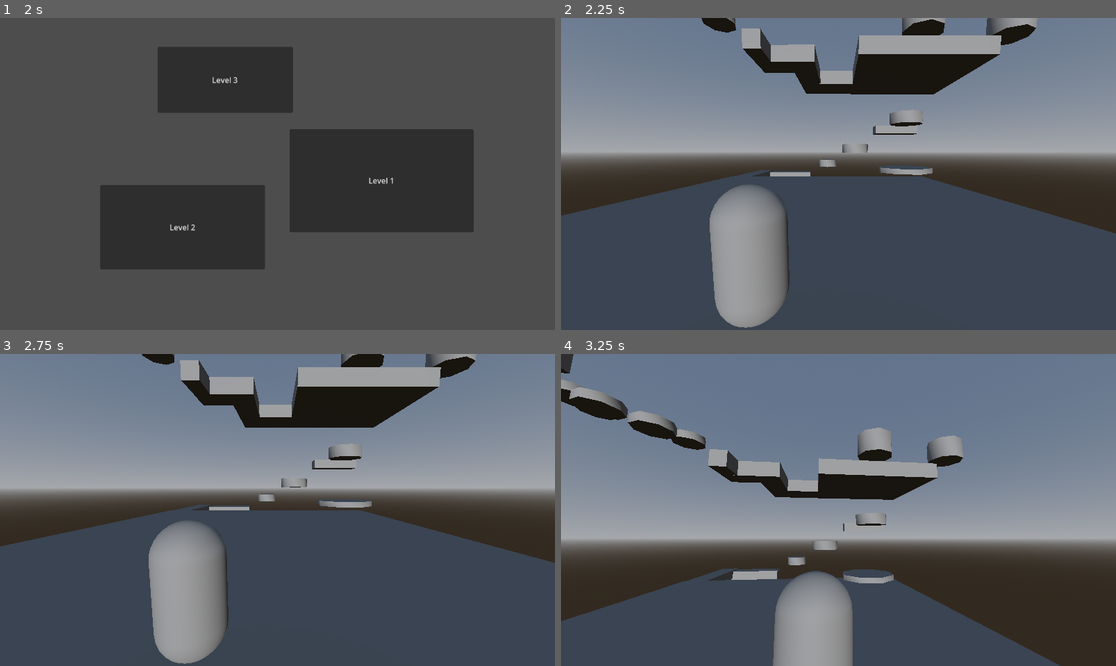
Above: before the commit, frames 1-4 (two rows, left to right).
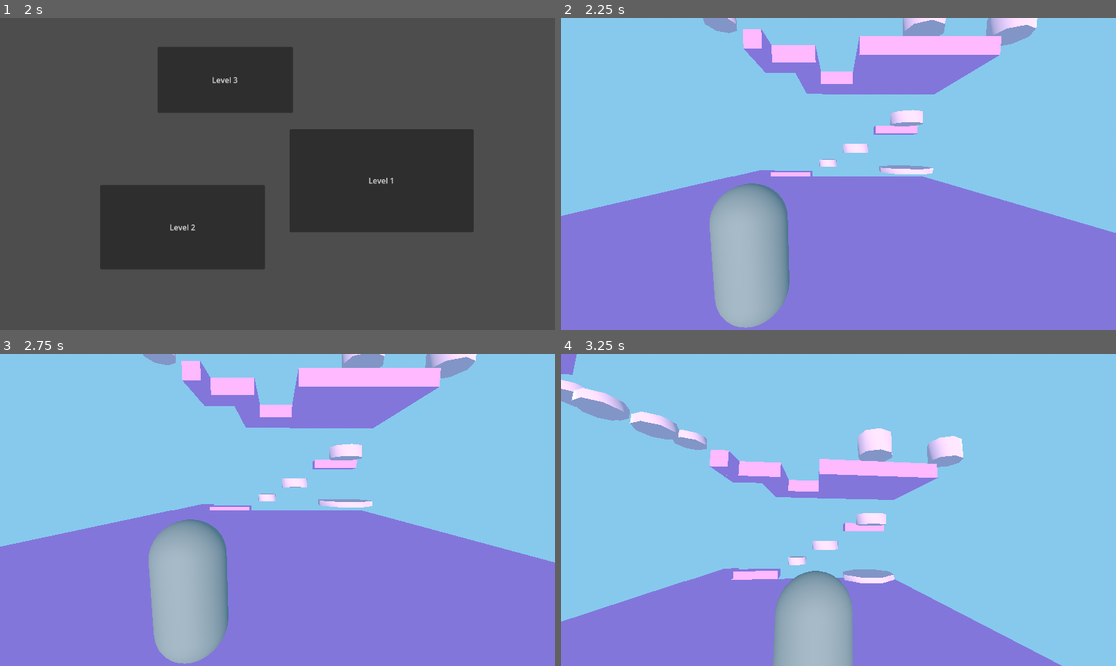
Above: after the commit, the same moments.

Repository: dbpkc15/CapstoneProject
Game: Godot game, scene res://main_menu.tscn
The game is run twice, just before and just after one commit, with the same random seed, the same clock (stepped at 60 frames per second) and the same inputs.
Inputs (mouse positions are in pixels of both pictures, inside the frame that each line leads up to):
- Up to frame 1 (2 s): click "Start Game" at 0.5 s; click "Start Game" at 1.25 s
- Up to frame 2 (2.25 s): click "Level 1" at 2 s
- Up to frame 3 (2.75 s): no input
- Up to frame 4 (3.25 s): tap Enter (ui_accept) at 2.75, 3.02 s; move the mouse to (960, 494) at 2.77 s; hold Right (ui_right) from 2.78 s (still down)

Frame 1 is identical in both runs. In frame 2, 100% of the frame differs, in the area x 0-100%, y 0-100%; in frame 3, 100%; in frame 4, 100%.

Commit message:
changed colors

Diff:
--- a/capstone-project/character_body_3d.gd
+++ b/capstone-project/character_body_3d.gd
@@ -20,10 +20,10 @@
 
 func _input(event):
 	if event is InputEventMouseMotion:
-		# Rotate around player (360°)
+
 		pivot.rotate_y(-event.relative.x * MOUSE_SENSITIVITY)
 
-		# Look up/down
+
 		camera_x_rotation += -event.relative.y * MOUSE_SENSITIVITY
 		camera_x_rotation = clamp(camera_x_rotation, -1.0, 0.5)
 		camera.rotation.x = camera_x_rotation
@@ -45,7 +45,6 @@
 
 	var input_dir := Input.get_vector("ui_left", "ui_right", "ui_up", "ui_down")
 
-	# ✅ CAMERA-RELATIVE MOVEMENT (fixed type issue)
 	var direction: Vector3 = (pivot.global_transform.basis * Vector3(input_dir.x, 0, input_dir.y)).normalized()
 	direction.y = 0
 
--- a/capstone-project/main.tscn
+++ b/capstone-project/main.tscn
@@ -3,6 +3,10 @@
 [ext_resource type="Script" uid="uid://tu423d8dg54j" path="res://character_body_3d.gd" id="1_ig7tw"]
 
 [sub_resource type="ProceduralSkyMaterial" id="ProceduralSkyMaterial_0xm2m"]
+sky_top_color = Color(0.5254762, 0.78750205, 0.9281895, 1)
+sky_horizon_color = Color(0.5254902, 0.7882353, 0.92941177, 1)
+ground_bottom_color = Color(0.5254902, 0.7882353, 0.92941177, 1)
+ground_horizon_color = Color(0.5254902, 0.7882353, 0.92941177, 1)
 
 [sub_resource type="Sky" id="Sky_h2yge"]
 sky_material = SubResource("ProceduralSkyMaterial_0xm2m")
@@ -11,6 +15,96 @@
 background_mode = 2
 sky = SubResource("Sky_h2yge")
 
+[sub_resource type="StandardMaterial3D" id="StandardMaterial3D_ig7tw"]
+albedo_color = Color(0.9600392, 0.5780382, 0.9184145, 1)
+
+[sub_resource type="StandardMaterial3D" id="StandardMaterial3D_0xm2m"]
+albedo_color = Color(0.95838326, 0.7325604, 0.8320557, 1)
+
+[sub_resource type="StandardMaterial3D" id="StandardMaterial3D_h2yge"]
+albedo_color = Color(0.95686275, 0.73333335, 0.83137256, 1)
+
+[sub_resource type="StandardMaterial3D" id="StandardMaterial3D_1bvp3"]
+albedo_color = Color(0.95686275, 0.73333335, 0.83137256, 1)
+
+[sub_resource type="StandardMaterial3D" id="StandardMaterial3D_lquwl"]
+albedo_color = Color(0.9607843, 0.5764706, 0.91764706, 1)
+
+[sub_resource type="StandardMaterial3D" id="StandardMaterial3D_7mycd"]
+albedo_color = Color(0.9607843, 0.5764706, 0.91764706, 1)
+
+[sub_resource type="StandardMaterial3D" id="StandardMaterial3D_272bh"]
+albedo_color = Color(0.95686275, 0.73333335, 0.83137256, 1)
+
+[sub_resource type="StandardMaterial3D" id="StandardMaterial3D_5vw27"]
+albedo_color = Color(0.9607843, 0.5764706, 0.91764706, 1)
+
+[sub_resource type="StandardMaterial3D" id="StandardMaterial3D_kek77"]
+albedo_color = Color(0.95686275, 0.73333335, 0.83137256, 1)
+
+[sub_resource type="StandardMaterial3D" id="StandardMaterial3D_4c57u"]
+albedo_color = Color(0.95686275, 0.73333335, 0.83137256, 1)
+
+[sub_resource type="StandardMaterial3D" id="StandardMaterial3D_efxa6"]
+albedo_color = Color(0.9607843, 0.5764706, 0.91764706, 1)
+
+[sub_resource type="StandardMaterial3D" id="StandardMaterial3D_dg77c"]
+albedo_color = Color(0.9607843, 0.5764706, 0.91764706, 1)
+
+[sub_resource type="StandardMaterial3D" id="StandardMaterial3D_ycdy4"]
+albedo_color = Color(0.9607843, 0.5764706, 0.91764706, 1)
+
+[sub_resource type="StandardMaterial3D" id="StandardMaterial3D_w48qg"]
+albedo_color = Color(0.9607843, 0.5764706, 0.91764706, 1)
+
+[sub_resource type="StandardMaterial3D" id="StandardMaterial3D_vivmo"]
+albedo_color = Color(0.9607843, 0.5764706, 0.91764706, 1)
+
+[sub_resource type="StandardMaterial3D" id="StandardMaterial3D_2cqfq"]
+albedo_color = Color(0.95686275, 0.73333335, 0.83137256, 1)
+
+[sub_resource type="StandardMaterial3D" id="StandardMaterial3D_yaehf"]
+albedo_color = Color(0.95686275, 0.73333335, 0.83137256, 1)
+
+[sub_resource type="StandardMaterial3D" id="StandardMaterial3D_074og"]
+albedo_color = Color(0.95686275, 0.73333335, 0.83137256, 1)
+
+[sub_resource type="StandardMaterial3D" id="StandardMaterial3D_cegan"]
+albedo_color = Color(0.95686275, 0.73333335, 0.83137256, 1)
+
+[sub_resource type="StandardMaterial3D" id="StandardMaterial3D_82xsv"]
+albedo_color = Color(0.95686275, 0.73333335, 0.83137256, 1)
+
+[sub_resource type="StandardMaterial3D" id="StandardMaterial3D_getpj"]
+albedo_color = Color(0.95686275, 0.73333335, 0.83137256, 1)
+
+[sub_resource type="StandardMaterial3D" id="StandardMaterial3D_ryguw"]
+albedo_color = Color(0.95686275, 0.73333335, 0.83137256, 1)
+
+[sub_resource type="StandardMaterial3D" id="StandardMaterial3D_d13ii"]
+albedo_color = Color(0.95686275, 0.73333335, 0.83137256, 1)
+
+[sub_resource type="StandardMaterial3D" id="StandardMaterial3D_1u8w0"]
+albedo_color = Color(0.9607843, 0.5764706, 0.91764706, 1)
+
+[sub_resource type="StandardMaterial3D" id="StandardMaterial3D_0odxb"]
+albedo_color = Color(0.9607843, 0.5764706, 0.91764706, 1)
+
+[sub_resource type="StandardMaterial3D" id="StandardMaterial3D_lswn8"]
+albedo_color = Color(0.9607843, 0.5764706, 0.91764706, 1)
+
+[sub_resource type="StandardMaterial3D" id="StandardMaterial3D_a6jrf"]
+albedo_color = Color(0.9607843, 0.5764706, 0.91764706, 1)
+
+[sub_resource type="StandardMaterial3D" id="StandardMaterial3D_xuqvo"]
+albedo_color = Color(0.95686275, 0.73333335, 0.83137256, 1)
+
+[sub_resource type="StandardMaterial3D" id="StandardMaterial3D_qsp4k"]
+albedo_color = Color(0.95686275, 0.73333335, 0.83137256, 1)
+
+[sub_resource type="StandardMaterial3D" id="StandardMaterial3D_kq58d"]
+albedo_color = Color(0.95686275, 0.73333335, 0.83137256, 1)
+
 [sub_resource type="CapsuleMesh" id="CapsuleMesh_lquwl"]
 
 [sub_resource type="CapsuleShape3D" id="CapsuleShape3D_7mycd"]
@@ -40,142 +134,172 @@
 transform = Transform3D(1, 0, 0, 0, 1, 0, 0, 0, 1, 0, -0.4823208, 0)
 
 [node name="CSGBox3D" type="CSGBox3D" parent="DirectionalLight3D" unique_id=1892450927]
-transform = Transform3D(1, 0, 0, 0, 1, 0, 0, 0, 1, 0.0050342083, 0, 0.0015215874)
+transform = Transform3D(1, 0, 0, 0, 1, 0, 0, 0, 1, 0.052111387, -1.9073486e-06, -0.05046463)
 use_collision = true
 size = Vector3(20, 1, 20)
+material = SubResource("StandardMaterial3D_ig7tw")
 
 [node name="CSGCylinder3D" type="CSGCylinder3D" parent="DirectionalLight3D/CSGBox3D" unique_id=1444070462]
 transform = Transform3D(0.88751805, 0, -0.46077302, 0, 1, 0, 0.46077302, 0, 0.88751805, 6.0562506, 1.7647579, -3.8317099)
 radius = 1.912
 height = 0.357
+material = SubResource("StandardMaterial3D_0xm2m")
 
 [node name="CSGCylinder3D" type="CSGCylinder3D" parent="DirectionalLight3D/CSGBox3D/CSGCylinder3D" unique_id=1931399099]
 transform = Transform3D(0.9999991, 0, -2.9802322e-08, 0, 1, 0, 2.9802322e-08, 0, 0.9999991, 11.364628, -1.9214218, 6.980802)
 radius = 1.788
 height = 1.17
+material = SubResource("StandardMaterial3D_h2yge")
 
 [node name="CSGCylinder3D2" type="CSGCylinder3D" parent="DirectionalLight3D/CSGBox3D/CSGCylinder3D" unique_id=205732216]
 transform = Transform3D(0.99999917, 0, -2.9802322e-08, 0, 1, 0, 2.9802322e-08, 0, 0.99999917, 13.67786, -0.16039753, 4.2594047)
 radius = 1.788
 height = 1.25
+material = SubResource("StandardMaterial3D_1bvp3")
 
 [node name="CSGBox3D" type="CSGBox3D" parent="DirectionalLight3D/CSGBox3D" unique_id=375386484]
 transform = Transform3D(1, 0, 0, 0, 1, 0, 0, 0, 1, -9.090302, -0.059558153, -14.100671)
 size = Vector3(1.8925781, 1, 8.720764)
+material = SubResource("StandardMaterial3D_lquwl")
 
 [node name="CSGBox3D2" type="CSGBox3D" parent="DirectionalLight3D/CSGBox3D" unique_id=990138896]
 transform = Transform3D(1, 0, 0, 0, 1, 0, 0, 0, 1, -5.4997854, -0.249825, -17.606104)
 size = Vector3(5.6916504, 1.0899658, 1.9790039)
+material = SubResource("StandardMaterial3D_7mycd")
 
 [node name="CSGCylinder3D" type="CSGCylinder3D" parent="DirectionalLight3D/CSGBox3D/CSGBox3D2" unique_id=622446197]
 transform = Transform3D(0.9999991, 0, -2.9802322e-08, 0, 1, 0, 2.9802322e-08, 0, 0.9999991, 9.0737705, 3.785339, -0.29422188)
 radius = 1.788
 height = 1.17
+material = SubResource("StandardMaterial3D_272bh")
 
 [node name="CSGBox3D2" type="CSGBox3D" parent="DirectionalLight3D/CSGBox3D/CSGBox3D2" unique_id=1225678744]
 transform = Transform3D(1, 0, 0, 0, 1, 0, 0, 0, 1, 14.611038, 6.322296, -0.4371872)
 size = Vector3(5.6916504, 1.0899658, 1.9790039)
+material = SubResource("StandardMaterial3D_5vw27")
 
 [node name="CSGCylinder3D" type="CSGCylinder3D" parent="DirectionalLight3D/CSGBox3D/CSGBox3D2/CSGBox3D2" unique_id=273578163]
 transform = Transform3D(0.9999991, 0, -2.9802322e-08, 0, 1, 0, 2.9802322e-08, 0, 0.9999991, -0.5303993, 0.54813004, 6.5235796)
 radius = 1.788
 height = 1.17
+material = SubResource("StandardMaterial3D_kek77")
 
 [node name="CSGCylinder3D2" type="CSGCylinder3D" parent="DirectionalLight3D/CSGBox3D" unique_id=1776156111]
 transform = Transform3D(1, 0, 0, 0, 1, 0, 0, 0, 1, -0.27439332, 1.4905133, -17.524986)
 radius = 1.196
 height = 0.956
+material = SubResource("StandardMaterial3D_4c57u")
 
 [node name="CSGBox3D3" type="CSGBox3D" parent="DirectionalLight3D/CSGBox3D" unique_id=1457070903]
 transform = Transform3D(1, 0, 0, 0, 1, 0, 0, 0, 1, 6.3654194, 9.044513, -5.087269)
 size = Vector3(8, 1, 8)
+material = SubResource("StandardMaterial3D_efxa6")
 
 [node name="CSGBox3D3" type="CSGBox3D" parent="DirectionalLight3D/CSGBox3D/CSGBox3D3" unique_id=1068079678]
 transform = Transform3D(1, 0, 0, 0, 1, 0, 0, 0, 1, -5.271595, 0.0069208145, -2.5375705)
 size = Vector3(2.8842773, 1, 2.9006042)
+material = SubResource("StandardMaterial3D_dg77c")
 
 [node name="CSGBox3D3" type="CSGBox3D" parent="DirectionalLight3D/CSGBox3D/CSGBox3D3/CSGBox3D3" unique_id=1112529385]
 transform = Transform3D(1, 0, 0, 0, 1, 0, 0, 0, 1, -2.1393397, 0.027763367, 2.0107293)
 size = Vector3(1.6154785, 1, 6.9356537)
+material = SubResource("StandardMaterial3D_ycdy4")
 
 [node name="CSGBox3D3" type="CSGBox3D" parent="DirectionalLight3D/CSGBox3D/CSGBox3D3/CSGBox3D3/CSGBox3D3" unique_id=1547994676]
 transform = Transform3D(1, 0, 0, 0, 1, 0, 0, 0, 1, -1.8374498, 0.0027713776, 2.599182)
 size = Vector3(2.1168213, 1, 1.7113914)
+material = SubResource("StandardMaterial3D_w48qg")
 
 [node name="CSGBox3D3" type="CSGBox3D" parent="DirectionalLight3D/CSGBox3D/CSGBox3D3/CSGBox3D3/CSGBox3D3/CSGBox3D3" unique_id=336021997]
 transform = Transform3D(1, 0, 0, 0, 1, 0, 0, 0, 1, -0.5530071, 0.0027713776, 1.6709315)
 size = Vector3(0.99346924, 1, 1.7113914)
+material = SubResource("StandardMaterial3D_vivmo")
 
 [node name="CSGCylinder3D3" type="CSGCylinder3D" parent="DirectionalLight3D/CSGBox3D" unique_id=80178594]
 transform = Transform3D(1, 0, 0, 0, 1, 0, 0, 0, 1, -5.284359, 10.239491, -0.8492868)
 radius = 0.855
 height = 0.4317627
+material = SubResource("StandardMaterial3D_2cqfq")
 
 [node name="CSGCylinder3D3" type="CSGCylinder3D" parent="DirectionalLight3D/CSGBox3D/CSGCylinder3D3" unique_id=2003468534]
 transform = Transform3D(1, 0, 0, 0, 1, 0, 0, 0, 1, -0.09799576, -0.53064156, 2.4244816)
 radius = 0.855
 height = 0.4317627
+material = SubResource("StandardMaterial3D_yaehf")
 
 [node name="CSGCylinder3D3" type="CSGCylinder3D" parent="DirectionalLight3D/CSGBox3D/CSGCylinder3D3/CSGCylinder3D3" unique_id=1443669293]
 transform = Transform3D(1, 0, 0, 0, 1, 0, 0, 0, 1, -2.2455664, 0.8258896, 0.124941826)
 radius = 0.855
 height = 0.4317627
+material = SubResource("StandardMaterial3D_074og")
 
 [node name="CSGCylinder3D3" type="CSGCylinder3D" parent="DirectionalLight3D/CSGBox3D/CSGCylinder3D3/CSGCylinder3D3/CSGCylinder3D3" unique_id=1226319211]
 transform = Transform3D(1, 0, 0, 0, 1, 0, 0, 0, 1, -1.9660845, 0.862401, -0.6764852)
 radius = 0.855
 height = 0.4317627
+material = SubResource("StandardMaterial3D_cegan")
 
 [node name="CSGCylinder3D3" type="CSGCylinder3D" parent="DirectionalLight3D/CSGBox3D/CSGCylinder3D3/CSGCylinder3D3/CSGCylinder3D3/CSGCylinder3D3" unique_id=189847392]
 transform = Transform3D(1, 0, 0, 0, 1, 0, 0, 0, 1, -0.9503126, 0.5978174, -2.0423179)
 radius = 0.855
 height = 0.4317627
+material = SubResource("StandardMaterial3D_82xsv")
 
 [node name="CSGCylinder3D4" type="CSGCylinder3D" parent="DirectionalLight3D/CSGBox3D/CSGCylinder3D3/CSGCylinder3D3/CSGCylinder3D3" unique_id=1974583475]
 transform = Transform3D(1, 0, 0, 0, 1, 0, 0, 0, 1, -3.0792418, 1.6847839, 7.043832)
 radius = 0.855
 height = 0.4317627
+material = SubResource("StandardMaterial3D_getpj")
 
 [node name="CSGCylinder3D3" type="CSGCylinder3D" parent="DirectionalLight3D/CSGBox3D/CSGCylinder3D3/CSGCylinder3D3/CSGCylinder3D3/CSGCylinder3D4" unique_id=384238415]
 transform = Transform3D(1, 0, 0, 0, 1, 0, 0, 0, 1, -1.9660845, 0.862401, -0.6764852)
 radius = 0.855
 height = 0.4317627
+material = SubResource("StandardMaterial3D_ryguw")
 
 [node name="CSGCylinder3D3" type="CSGCylinder3D" parent="DirectionalLight3D/CSGBox3D/CSGCylinder3D3/CSGCylinder3D3/CSGCylinder3D3/CSGCylinder3D4/CSGCylinder3D3" unique_id=2062025039]
 transform = Transform3D(1, 0, 0, 0, 1, 0, 0, 0, 1, -0.9503126, 0.5978174, -2.0423179)
 radius = 0.855
 height = 0.4317627
+material = SubResource("StandardMaterial3D_d13ii")
 
 [node name="CSGBox3D4" type="CSGBox3D" parent="DirectionalLight3D/CSGBox3D" unique_id=1537096470]
 transform = Transform3D(1, 0, 0, 0, 1, 0, 0, 0, 1, -7.840811, 11.315456, 4.7120113)
 size = Vector3(1, 1, 3)
+material = SubResource("StandardMaterial3D_1u8w0")
 
 [node name="CSGBox3D5" type="CSGBox3D" parent="DirectionalLight3D/CSGBox3D" unique_id=1584601462]
 transform = Transform3D(1, 0, 0, 0, 1, 0, 0, 0, 1, -8.265162, 12.10529, 8.648546)
 size = Vector3(3.619, 0.867, 3.790039)
+material = SubResource("StandardMaterial3D_0odxb")
 
 [node name="CSGBox3D5" type="CSGBox3D" parent="DirectionalLight3D/CSGBox3D/CSGBox3D5" unique_id=2129392756]
 transform = Transform3D(1, 0, 0, 0, 1, 0, 0, 0, 1, 1.8387871, -1.3011589, 2.6934776)
 size = Vector3(3.619, 0.867, 1.3388672)
+material = SubResource("StandardMaterial3D_lswn8")
 
 [node name="CSGBox3D5" type="CSGBox3D" parent="DirectionalLight3D/CSGBox3D/CSGBox3D5/CSGBox3D5" unique_id=1114184046]
 transform = Transform3D(1, 0, 0, 0, 1, 0, 0, 0, 1, 2.853363, 0.34120655, 2.163763)
 size = Vector3(1.5536406, 0.867, 1.3388672)
+material = SubResource("StandardMaterial3D_a6jrf")
 
 [node name="CSGBox3D5" type="CSGCylinder3D" parent="DirectionalLight3D/CSGBox3D/CSGBox3D5/CSGBox3D5/CSGBox3D5" unique_id=587334288]
 transform = Transform3D(1, 0, 0, 0, 1, 0, 0, 0, 1, 0.22295713, -0.81679916, 2.7935734)
 radius = 1.279
 height = 1.529
+material = SubResource("StandardMaterial3D_xuqvo")
 
 [node name="CSGBox3D5" type="CSGCylinder3D" parent="DirectionalLight3D/CSGBox3D/CSGBox3D5/CSGBox3D5/CSGBox3D5/CSGBox3D5" unique_id=890318971]
 transform = Transform3D(1, 0, 0, 0, 1, 0, 0, 0, 1, 15.697325, 0.9768591, -19.36854)
 radius = 1.279
 height = 1.529
+material = SubResource("StandardMaterial3D_qsp4k")
 
 [node name="CSGBox3D5" type="CSGCylinder3D" parent="DirectionalLight3D/CSGBox3D/CSGBox3D5/CSGBox3D5/CSGBox3D5/CSGBox3D5/CSGBox3D5" unique_id=293839627]
 transform = Transform3D(1, 0, 0, 0, 1, 0, 0, 0, 1, -5.9296675, -0.1699543, 0.74295044)
 radius = 1.279
 height = 1.529
+material = SubResource("StandardMaterial3D_kq58d")
 
 [node name="Player" type="CharacterBody3D" parent="." unique_id=1109487135]
 script = ExtResource("1_ig7tw")
